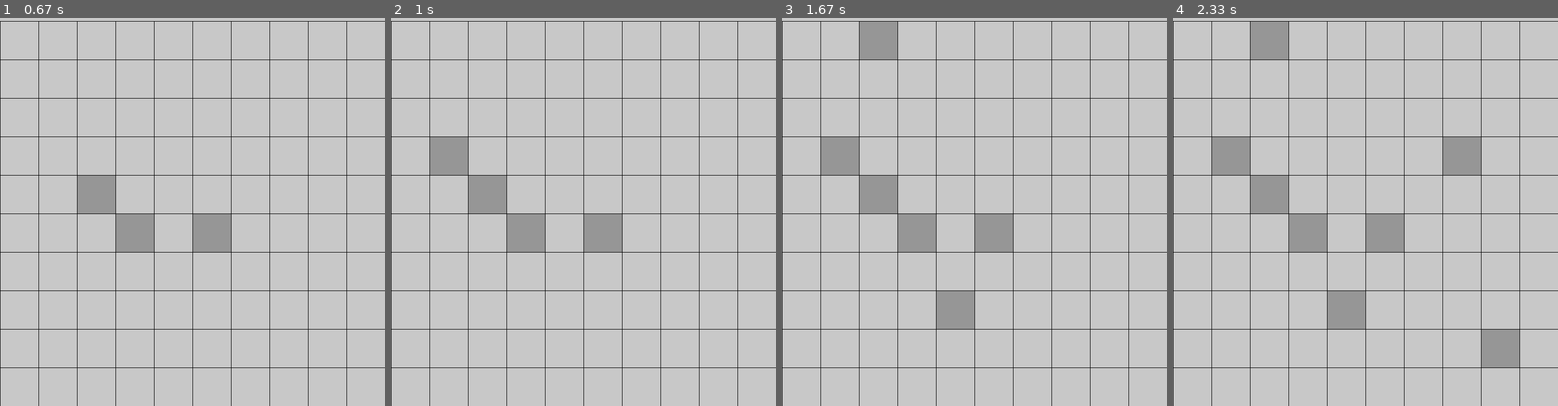
Above: before the commit, frames 1-4 (left to right).
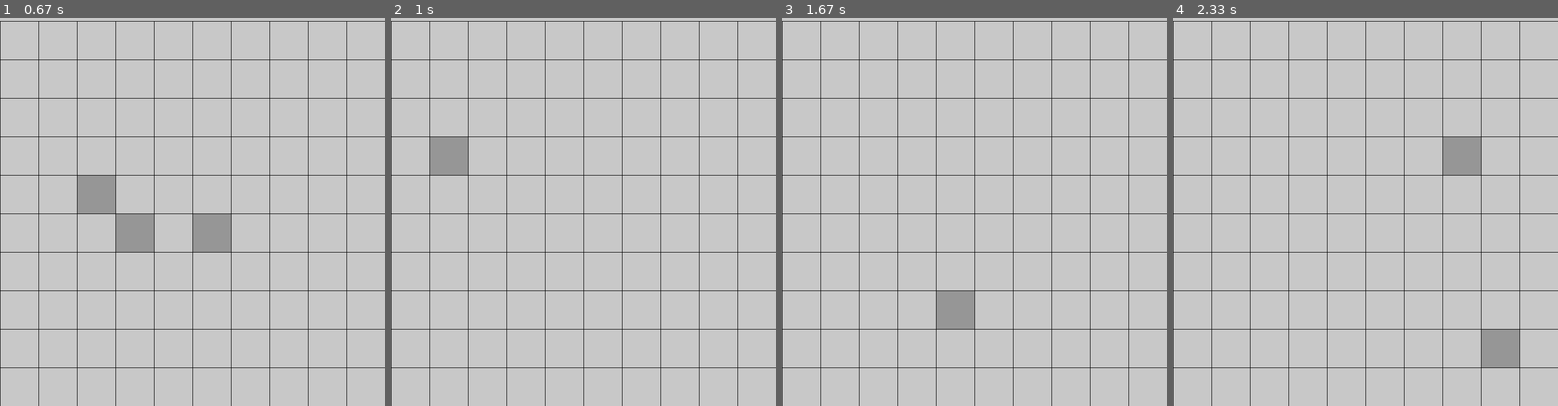
Above: after the commit, the same moments.

Repository: chenxk619/test
Game: pygame game, started from minesweeper.py
Two runs of this game, one before a commit and one after it. Both use one fixed random seed, a clock stepped at 60 frames per second and the inputs below.
Inputs (mouse positions are in pixels of both pictures, inside the frame that each line leads up to):
- Up to frame 1 (0.67 s): press the mouse at (196, 231) at 0.37 s; move the mouse to (146, 219) at 0.47 s; release the mouse at (100, 208) at 0.6 s
- Up to frame 2 (1 s): click (464, 142) at 0.72 s
- Up to frame 3 (1.67 s): click (874, 52) at 1.05 s; click (955, 309) at 1.38 s
- Up to frame 4 (2.33 s): click (1511, 355) at 1.72 s; click (1442, 173) at 2.05 s

Frame 1 is identical in both runs. In frame 2, 2.9% of the frame differs, in the area x 20-60%, y 40-61%; in frame 3, 4.8%; in frame 4, 5.8%, in the area x 10-60%, y 0-81%.

Commit message:
Update minesweeper.py

Diff:
--- a/minesweeper.py
+++ b/minesweeper.py
@@ -107,7 +107,6 @@
 	board = Board(10, 10, width)
 	start = True
 	bomb_list = []
-	additional = 0
 
 	#loops through the vertical and horizontal length of board, then initializes each coordinate as a grid, then append
 	#them to unvisited
@@ -118,18 +117,16 @@
 
 
 	#Set a few grids to contain bombs
-	for i in range(len((board.content * board.content) // board.bomb_perc) + additional):
+	while len(bomb_list) != len((board.content * board.content) // board.bomb_perc):
 		x = random.randint(0, len(board.content - 1))
 		y = random.randint(0, len(board.content - 1))
 		if [x,y] not in bomb_list:
 			bomb_list.append([x,y])
-		else:
-			additional += 1
+
 
 	for node in board.unvisited:
 		if [node.pos[0], node.pos[1]] in bomb_list:
-			node.flagged = True
-
+			node.bomb = True
 
 	#Main game loop
 	while start:
@@ -140,6 +137,10 @@
 		if pygame.mouse.get_pressed()[0]:
 			mouse_pos = pygame.mouse.get_pos()
 			mouse_pos = [mouse_pos[0] // board.multiplier, (mouse_pos[1] - displacement) // board.multiplier]
+
+			#Check if u go KA-BOOOM
+			if mouse_pos in bomb_list:
+				start = False
 
 			for node in board.unvisited:
 				#This is needed as mouse_pos is a list, but node.pos is a tuple
